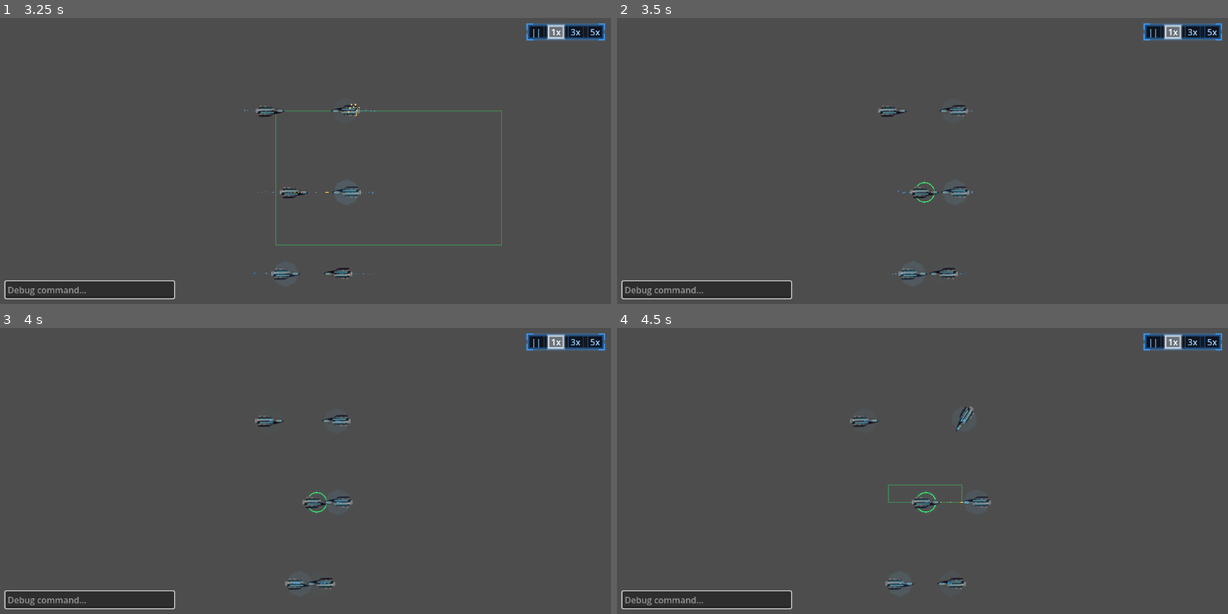
Above: before the commit, frames 1-4 (two rows, left to right).
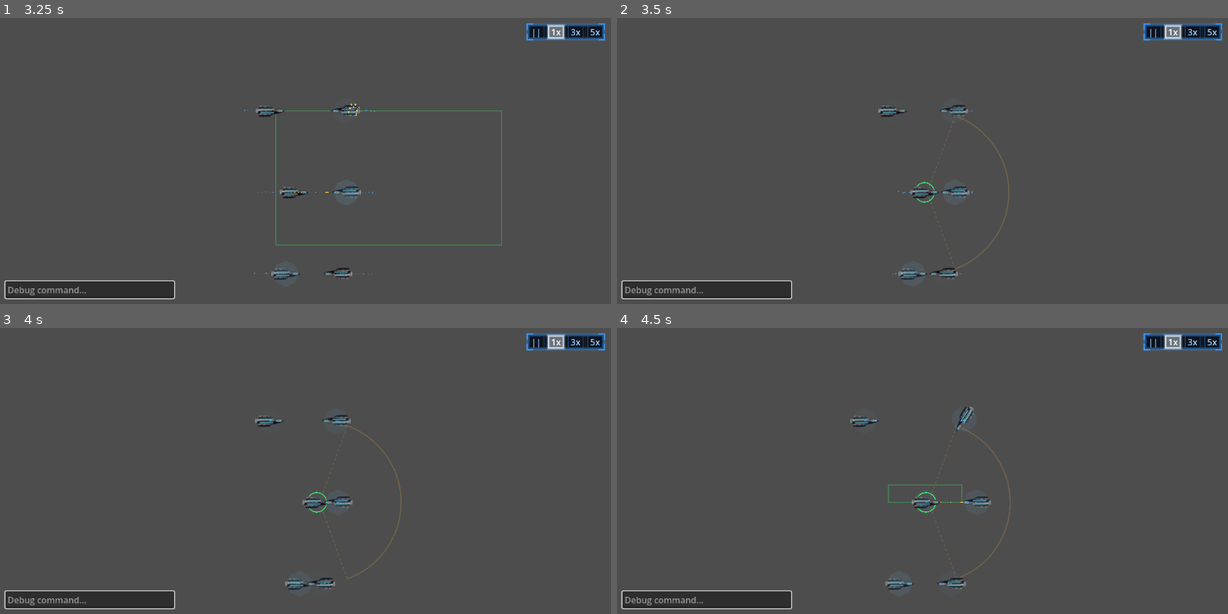
Above: after the commit, the same moments.

Repository: darthlemi/SpaceGame
Game: Godot game, scene res://scenes/combat/combat_scene.tscn
Same seed, same stepped clock (60 frames per second), same inputs: the game is played once before the commit and once after it. This scene is started directly instead of the project's main scene.
Inputs (mouse positions are in pixels of both pictures, inside the frame that each line leads up to):
- Up to frame 1 (3.25 s): click (91, 289) at 0.52 s; type "12" at 0.6 s; tap Enter at 1.25 s; move the mouse to (281, 263) at 1.27 s; hold W 1.28-2 s; hold 4 (formation_box) 1.28-2 s; click (281, 263) at 1.42 s; tap Space at 1.52 s; click "||" at 2 s; drag from (501, 243) to (274, 109) at 2.77 s
- Up to frame 2 (3.5 s): no input
- Up to frame 3 (4 s): move the mouse to (128, 450) at 3.52 s; hold A from 3.53 s (still down); hold 2 (formation_line) from 3.53 s (still down)
- Up to frame 4 (4.5 s): release A at 4.25 s; release 2 (formation_line) at 4.25 s; drag from (959, 502) to (745, 450) at 4.27 s

Frame 1 is identical in both runs. In frame 2, 0.1% of the frame differs, in the area x 51-65%, y 34-88%; in frame 3, 0.1%, in the area x 52-66%, y 33-88%; in frame 4, 0.1%.

Commit message:
Draw weapon frustums on selected ships
Each armed, intact mount of every selected ship shows its fire arc and
range: dashed sides, solid range edge and a faint red diagonal hatch, all
#ffb347 at 20% opacity. 360-degree weapons draw as a circle. The hatch is
clipped world-anchored lines, so it doesn't crawl as the ship turns.

Co-Authored-By: Claude Opus 5.5 <noreply@anthropic.com>

Diff:
--- a/scripts/controllers/fleet_commander.gd
+++ b/scripts/controllers/fleet_commander.gd
@@ -1,5 +1,12 @@
 class_name FleetCommander
 extends Node2D
+
+# Weapon frustums on selected ships: #ffb347 lines and a red hatch, both at 20% opacity.
+const FRUSTUM_COLOR := Color(1.0, 0.702, 0.278, 0.2)
+const FRUSTUM_DASH := 6.0
+const FRUSTUM_HATCH_COLOR := Color(1.0, 0.231, 0.231, 0.06)
+const FRUSTUM_HATCH_SPACING := 20.0
+const FRUSTUM_SEGMENTS := 32
 
 @export var select_radius: float = 24.0
 @export var click_target_radius: float = 24.0
@@ -100,10 +107,81 @@
 func _draw() -> void:
 	for ship in selected_ships:
 		if is_instance_valid(ship):
+			_draw_frustums(ship)
 			draw_arc(ship.global_position, select_radius, 0, TAU, 24, Color(0.2, 1.0, 0.4), 2.0)
 	if _dragging:
 		var rect := Rect2(_drag_start, Vector2.ZERO).expand(get_global_mouse_position())
 		draw_rect(rect, Color(0.2, 1.0, 0.4, 0.3), false, 2.0)
+
+# Mirrors WeaponMount.can_engage: the arc is centred on the mount's facing.
+func _draw_frustums(ship: Ship) -> void:
+	for mount in FleetCommander.frustum_mounts(ship.weapon_mounts):
+		var origin := mount.global_position
+		var facing := mount.global_rotation
+		var arc := mount.weapon.fire_arc_degrees
+		var reach := mount.weapon.weapon_range
+		var polygon := FleetCommander.frustum_polygon(origin, facing, arc, reach, FRUSTUM_SEGMENTS)
+		var hatch := FleetCommander.hatch_segments(polygon, FRUSTUM_HATCH_SPACING)
+		if not hatch.is_empty():
+			draw_multiline(hatch, FRUSTUM_HATCH_COLOR, 1.0)
+		if arc >= 360.0:
+			draw_arc(origin, reach, 0.0, TAU, FRUSTUM_SEGMENTS * 2, FRUSTUM_COLOR, 3.0)
+			continue
+		var half := deg_to_rad(arc) * 0.5
+		draw_dashed_line(origin, polygon[1], FRUSTUM_COLOR, 2.0, FRUSTUM_DASH)
+		draw_dashed_line(origin, polygon[polygon.size() - 1], FRUSTUM_COLOR, 2.0, FRUSTUM_DASH)
+		draw_arc(origin, reach, facing - half, facing + half, FRUSTUM_SEGMENTS, FRUSTUM_COLOR, 3.0)
+
+# Mounts whose firing area is worth showing: armed and not destroyed.
+static func frustum_mounts(mounts: Array[WeaponMount]) -> Array[WeaponMount]:
+	var shown: Array[WeaponMount] = []
+	for mount in mounts:
+		if mount.weapon != null and not mount.is_destroyed():
+			shown.append(mount)
+	return shown
+
+# A wedge from origin (origin first, then the arc), or a circle without origin for a
+# 360-degree weapon, matching WeaponMount._within_arc.
+static func frustum_polygon(origin: Vector2, facing: float, arc_degrees: float, weapon_range: float, segments: int) -> PackedVector2Array:
+	var points := PackedVector2Array()
+	if arc_degrees >= 360.0:
+		for i in segments:
+			points.append(origin + Vector2.RIGHT.rotated(TAU * i / segments) * weapon_range)
+		return points
+	var half := deg_to_rad(arc_degrees) * 0.5
+	points.append(origin)
+	for i in segments + 1:
+		points.append(origin + Vector2.RIGHT.rotated(facing - half + 2.0 * half * i / segments) * weapon_range)
+	return points
+
+# Diagonal hatch clipped to polygon, as from/to pairs for draw_multiline. Lines sit on
+# world-fixed offsets so the pattern doesn't crawl as the ship turns.
+static func hatch_segments(polygon: PackedVector2Array, spacing: float) -> PackedVector2Array:
+	var segments := PackedVector2Array()
+	if polygon.size() < 3:
+		return segments
+	var normal := Vector2(1, 1).normalized()
+	var along := Vector2(1, -1).normalized()
+	var centre := Vector2.ZERO
+	for point in polygon:
+		centre += point
+	centre /= polygon.size()
+	var low := INF
+	var high := -INF
+	var reach := 0.0
+	for point in polygon:
+		low = minf(low, point.dot(normal))
+		high = maxf(high, point.dot(normal))
+		reach = maxf(reach, point.distance_to(centre))
+	var centre_along := along * centre.dot(along)
+	for k in range(ceili(low / spacing), floori(high / spacing) + 1):
+		var base := normal * (k * spacing) + centre_along
+		var line := PackedVector2Array([base - along * reach, base + along * reach])
+		for piece in Geometry2D.intersect_polyline_with_polygon(line, polygon):
+			for j in piece.size() - 1:
+				segments.append(piece[j])
+				segments.append(piece[j + 1])
+	return segments
 
 static func ship_at_point(candidates: Array, point: Vector2, radius: float) -> Ship:
 	var best: Ship = null
--- a/tests/test_fleet_commander.gd
+++ b/tests/test_fleet_commander.gd
@@ -5,6 +5,9 @@
 	_check_ship_at_point(failures)
 	_check_ships_in_rect(failures)
 	_check_assign_slots(failures)
+	_check_frustum_polygon(failures)
+	_check_hatch_segments(failures)
+	_check_frustum_mounts(failures)
 	return failures
 
 static func _make_ship(pos: Vector2) -> Ship:
@@ -63,3 +66,68 @@
 		failures.append("assign_slots: expected ship_b assigned its nearest slot (90,0), got %s" % assignment.get(ship_b))
 	ship_a.free()
 	ship_b.free()
+
+static func _check_frustum_polygon(failures: Array[String]) -> void:
+	var origin := Vector2(10, 0)
+	var wedge := FleetCommander.frustum_polygon(origin, 0.0, 90.0, 100.0, 8)
+	if wedge.size() != 10 or wedge[0] != origin:
+		failures.append("frustum_polygon: expected the mount plus 9 arc points, got %s" % wedge)
+	else:
+		for i in range(1, wedge.size()):
+			if not is_equal_approx(wedge[i].distance_to(origin), 100.0):
+				failures.append("frustum_polygon: expected arc point %d at the weapon range, got %s" % [i, wedge[i]])
+		if not is_equal_approx((wedge[1] - origin).angle(), deg_to_rad(-45.0)) or not is_equal_approx((wedge[9] - origin).angle(), deg_to_rad(45.0)):
+			failures.append("frustum_polygon: expected the arc to span -45..45 degrees, got %s" % wedge)
+
+	var turned := FleetCommander.frustum_polygon(Vector2.ZERO, PI / 2.0, 10.0, 100.0, 2)
+	if turned.size() != 4 or not turned[2].is_equal_approx(Vector2(0, 100)):
+		failures.append("frustum_polygon: expected the arc centred on the facing, got %s" % turned)
+
+	var circle := FleetCommander.frustum_polygon(origin, 0.0, 360.0, 50.0, 16)
+	if circle.size() != 16 or circle.has(origin):
+		failures.append("frustum_polygon: expected a full arc to be a 16-point circle without the mount, got %s" % circle)
+	for point in circle:
+		if not is_equal_approx(point.distance_to(origin), 50.0):
+			failures.append("frustum_polygon: expected circle points at the range, got %s" % point)
+			break
+
+static func _check_hatch_segments(failures: Array[String]) -> void:
+	var square := PackedVector2Array([Vector2(5, 5), Vector2(105, 5), Vector2(105, 105), Vector2(5, 105)])
+	var segments := FleetCommander.hatch_segments(square, 20.0)
+	# Diagonal offsets across the square run 7.07..148.5, so lines sit at 20, 40 ... 140.
+	if segments.size() != 14:
+		failures.append("hatch_segments: expected 7 clipped lines, got %d points" % segments.size())
+	var normal := Vector2(1, 1).normalized()
+	for i in range(0, segments.size() - 1, 2):
+		var a: Vector2 = segments[i]
+		var b: Vector2 = segments[i + 1]
+		if absf((b - a).dot(normal)) > 0.001:
+			failures.append("hatch_segments: expected diagonal lines, got %s -> %s" % [a, b])
+			break
+		if not Geometry2D.is_point_in_polygon((a + b) / 2.0, square):
+			failures.append("hatch_segments: expected lines clipped to the polygon, got %s -> %s" % [a, b])
+			break
+		# World-anchored: every line sits on a multiple of the spacing, wherever the polygon is.
+		var offset := a.dot(normal) / 20.0
+		if absf(offset - roundf(offset)) > 0.001:
+			failures.append("hatch_segments: expected lines on world-fixed offsets, got offset %s" % (offset * 20.0))
+			break
+	if not FleetCommander.hatch_segments(PackedVector2Array(), 20.0).is_empty():
+		failures.append("hatch_segments: expected no lines for an empty polygon")
+
+static func _check_frustum_mounts(failures: Array[String]) -> void:
+	var armed := WeaponMount.new()
+	armed.weapon = Weapon.new()
+	armed.current_hp = 5.0
+	var empty := WeaponMount.new()
+	empty.current_hp = 5.0
+	var broken := WeaponMount.new()
+	broken.weapon = Weapon.new()
+	broken.current_hp = 0.0
+	var mounts: Array[WeaponMount] = [armed, empty, broken]
+	var shown := FleetCommander.frustum_mounts(mounts)
+	if shown != [armed]:
+		failures.append("frustum_mounts: expected only the armed, intact mount, got %s" % [shown])
+	armed.free()
+	empty.free()
+	broken.free()
